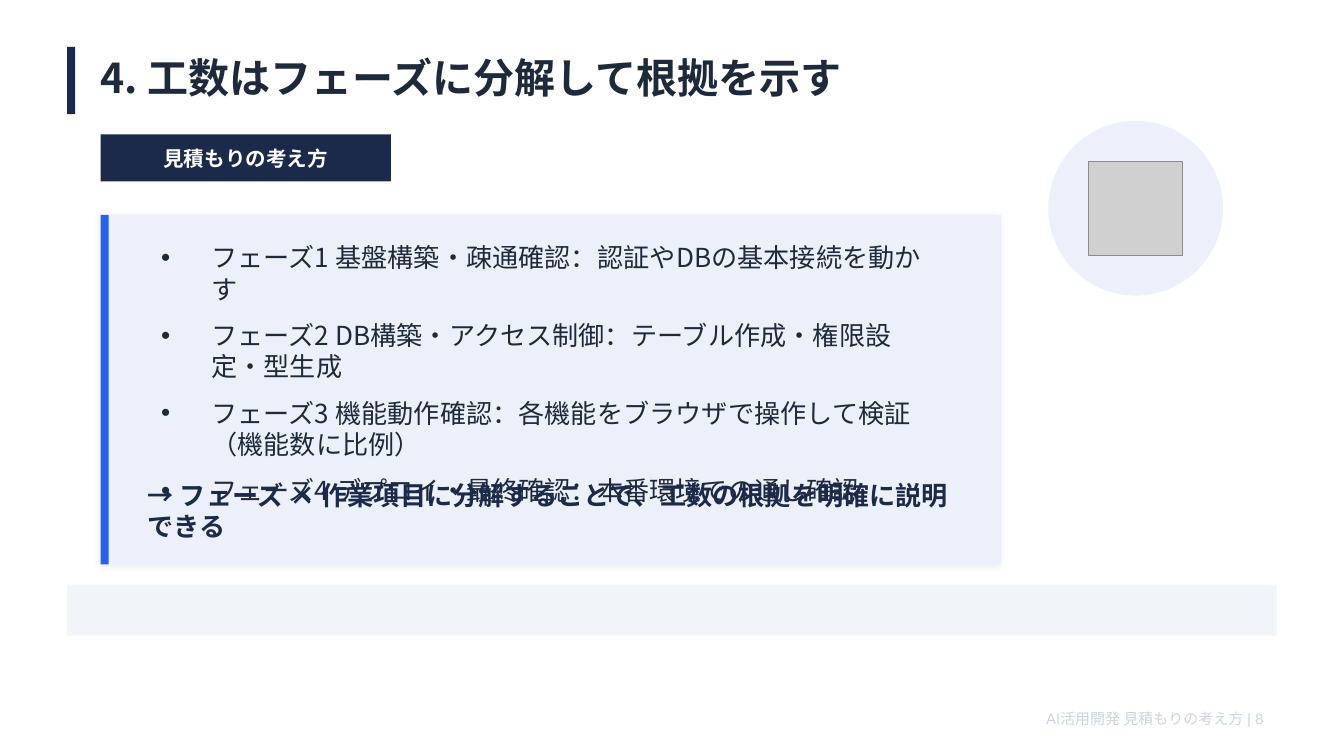
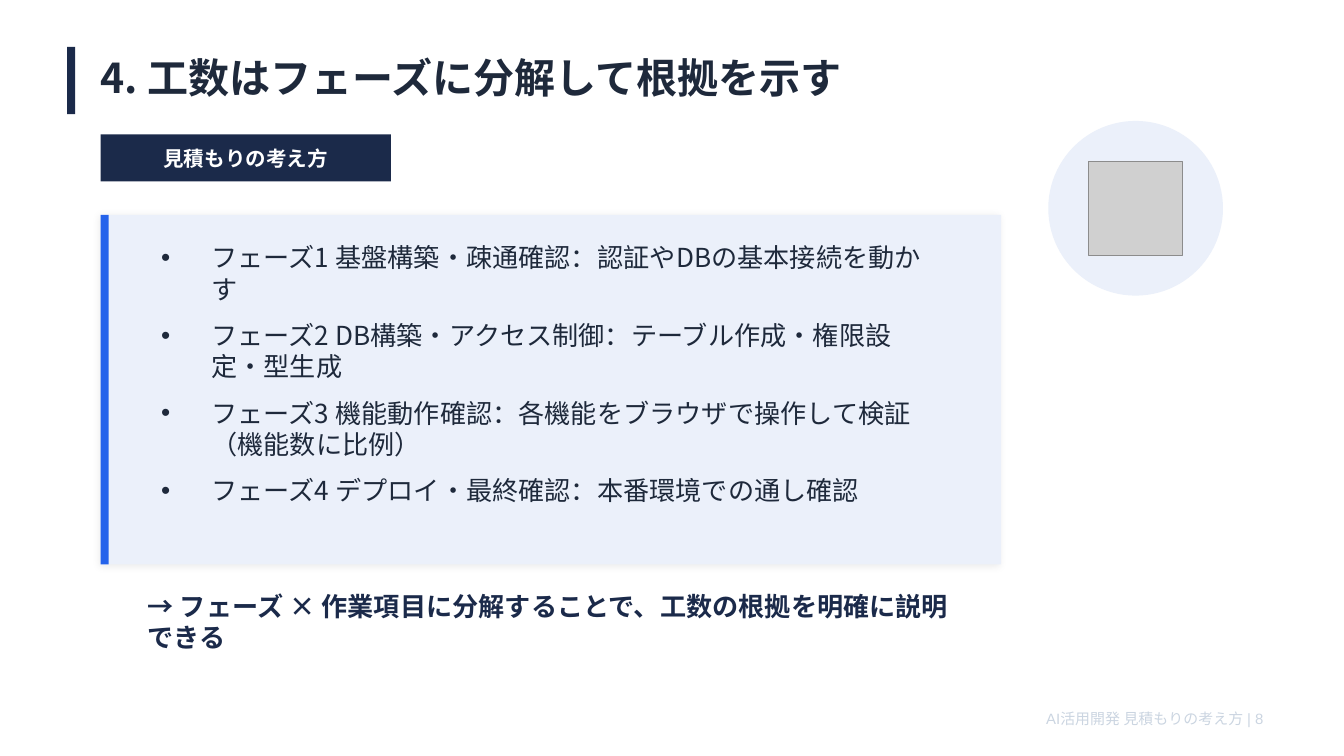
Before and after one commit to shogo-tanaka-work/knowledge-vault, a slide deck: slide 8 of outputs/見積もり解説スライド/AI活用開発の見積もりの考え方.pptx. Drawn at 1344x756 pixels with LibreOffice and Linux fonts; fonts in the diff are those of the drawing; grey boxes stand for pictures. Boxes give left, top, right and bottom in pixels: in the first picture for what was removed or moved away, otherwise in the second. Text is boxed around its words. In the diff, an @@ line names an element or a change of style, - is before the commit and + after.

```diff
--- a/outputs/見積もり解説スライド/AI活用開発の見積もりの考え方.pptx
+++ b/outputs/見積もり解説スライド/AI活用開発の見積もりの考え方.pptx
@@ rectangle removed at (67, 585, 1277, 636) @@
@@ text "→ フェーズ × 作業項目に分解することで、工数の根拠を明確に説明できる" rewrapped from (148, 478, 949, 538) to (148, 593, 949, 649) @@
```
Also in this commit, not shown: 8 other slides changed, 1 slide removed.
